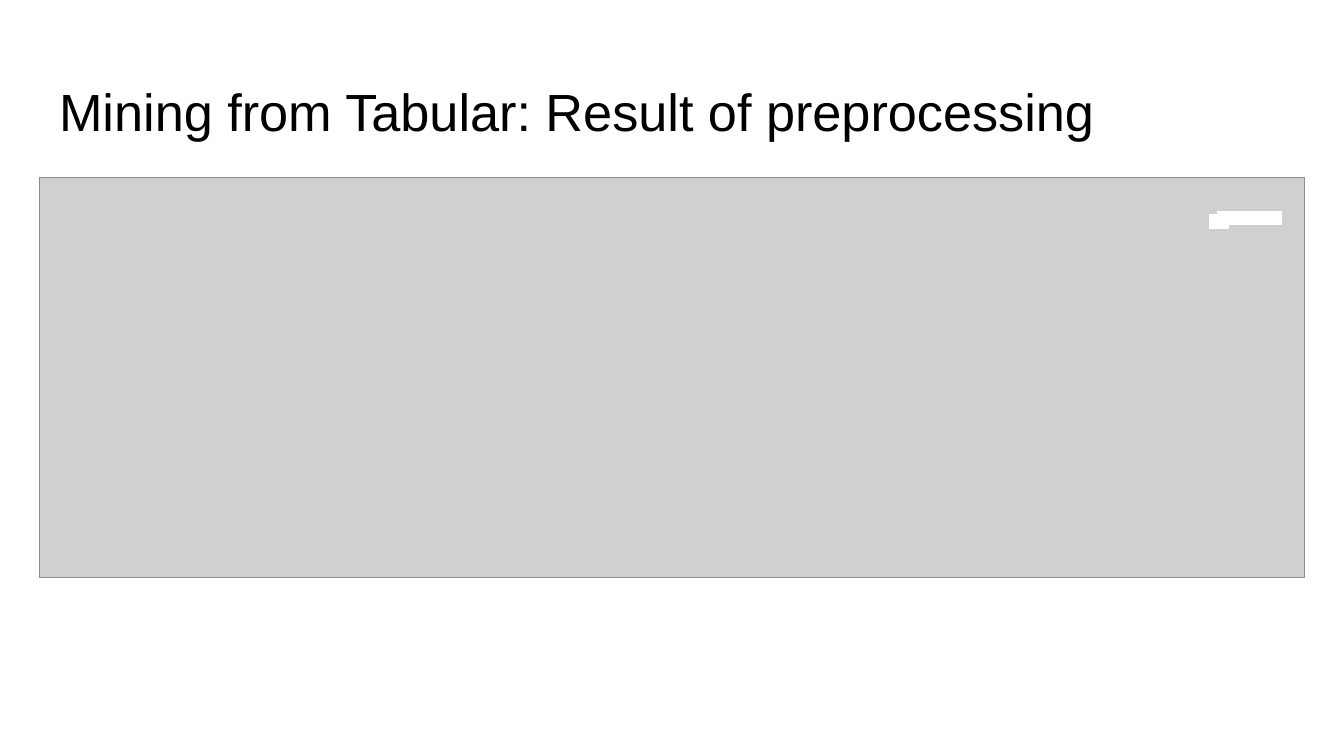
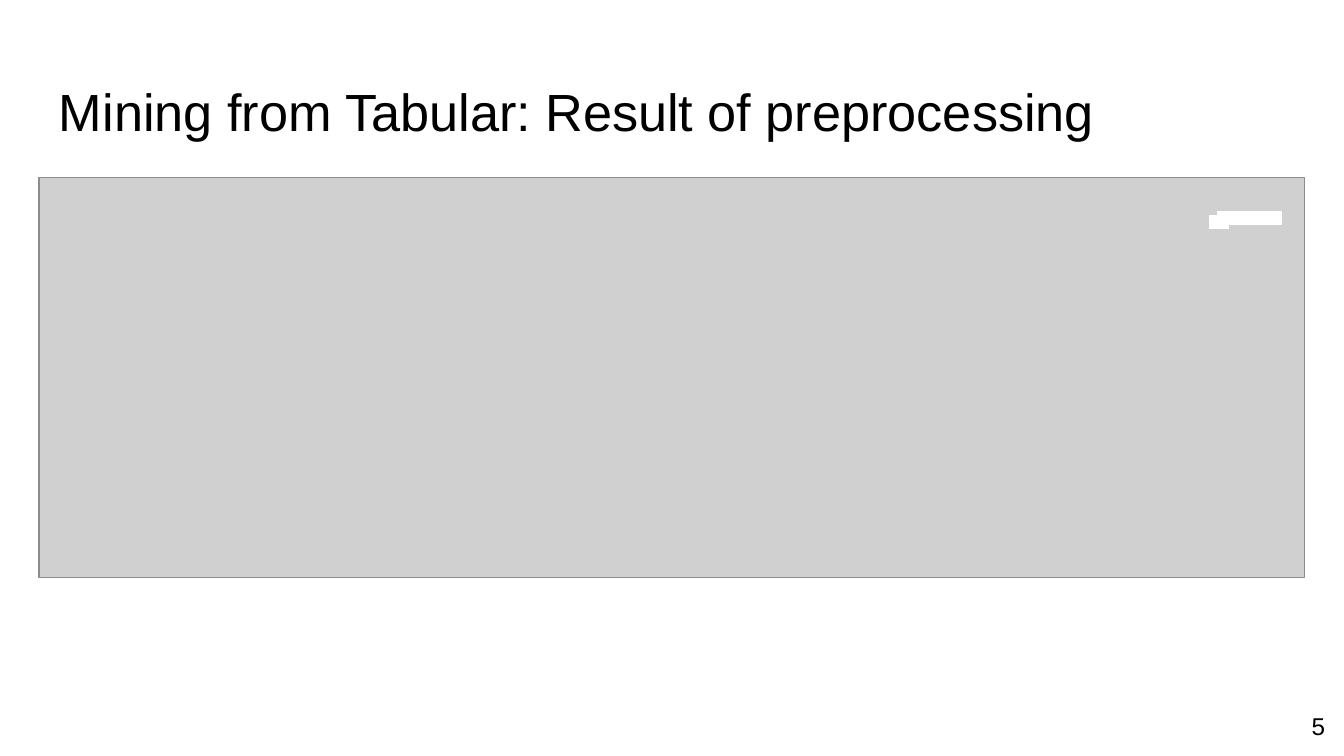
Before and after one commit to corei5/Entity-Based-Document-Classification-on-the-CORD---19-Corpus, a slide deck: slide 5 of Entity-Based Document Classification on the CORD- 19 Corpus.pptx. Drawn at 1344x756 pixels with LibreOffice and Linux fonts; fonts in the diff are those of the drawing; grey boxes stand for pictures. Boxes give left, top, right and bottom in pixels: in the first picture for what was removed or moved away, otherwise in the second. Text is boxed around its words. In the diff, an @@ line names an element or a change of style, - is before the commit and + after.

```diff
--- a/Entity-Based Document Classification on the CORD- 19 Corpus.pptx
+++ b/Entity-Based Document Classification on the CORD- 19 Corpus.pptx
@@ page number added at [1312, 718, 1326, 736], 13 pt, text #000000 @@
+5
```
Also in this commit, not shown: 3 other slides changed, 6 slides added, 3 slides removed, 1 other file.
